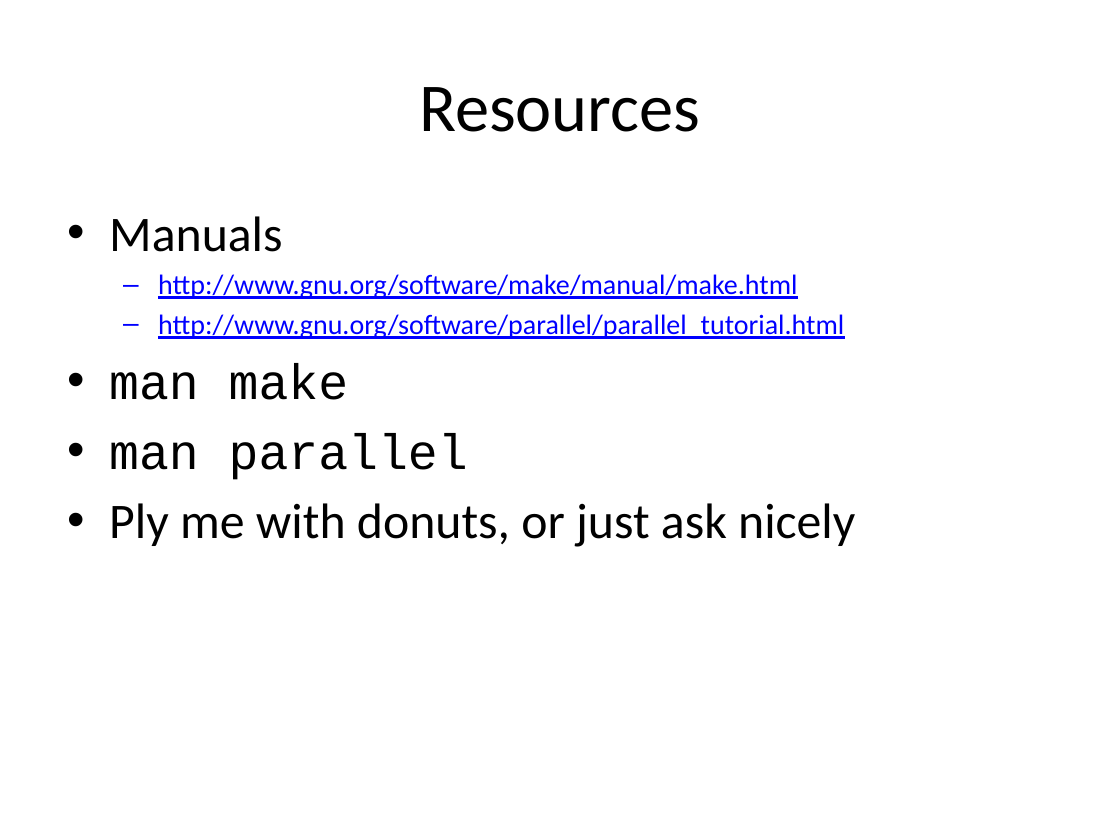
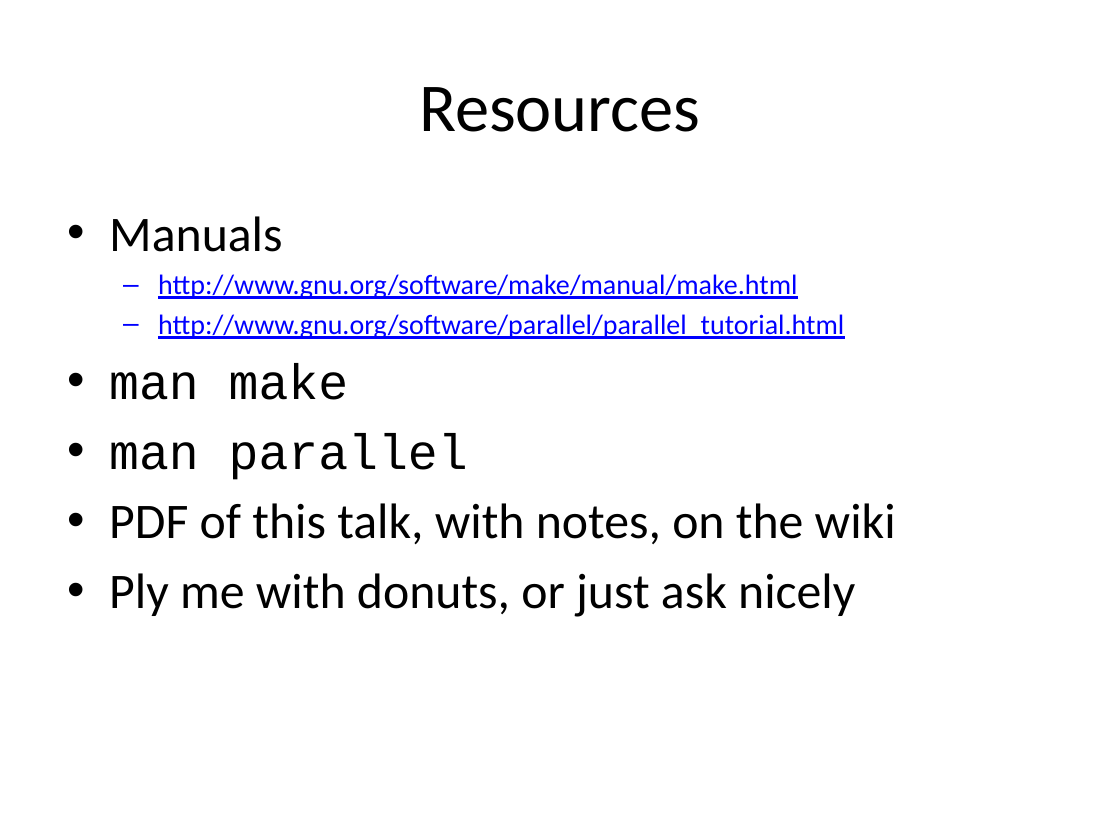
Before and after one commit to tsibley/Workflows-and-Parallel-Processing, a slide deck: slide 40 of CBG-2014-05-21.pptx (slide 42 before the commit). Drawn at 1120x840 pixels with LibreOffice and Linux fonts; fonts in the diff are those of the drawing. Boxes give left, top, right and bottom in pixels: in the first picture for what was removed or moved away, otherwise in the second. Text is boxed around its words. In the diff, an @@ line names an element or a change of style, - is before the commit and + after.

```diff
--- a/CBG-2014-05-21.pptx
+++ b/CBG-2014-05-21.pptx
@@ text at [109,503,896,544]: paragraph added @@
+• PDF of this talk, with notes, on the wiki
```
Also in this commit, not shown: 2 other slides changed, 4 slides added, 1 slide removed.
